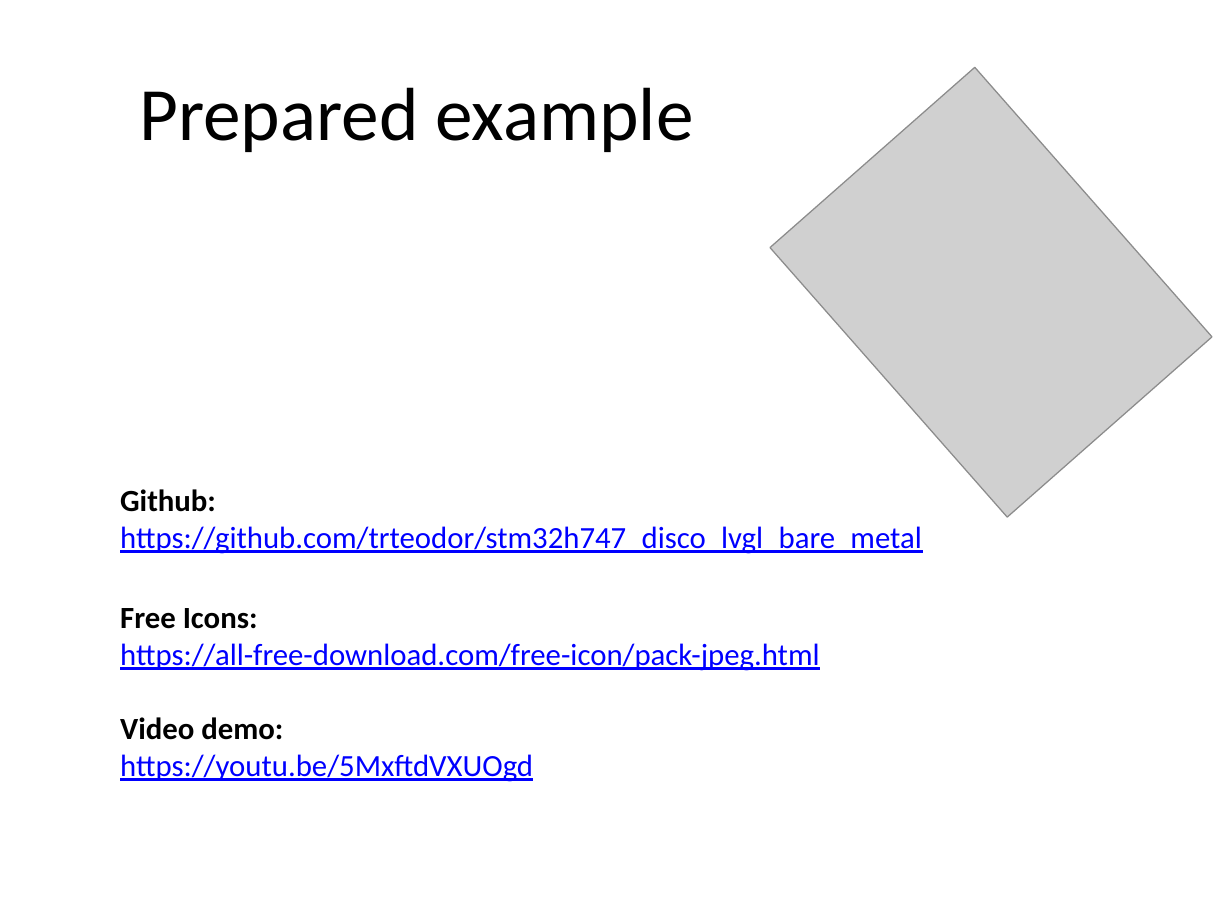
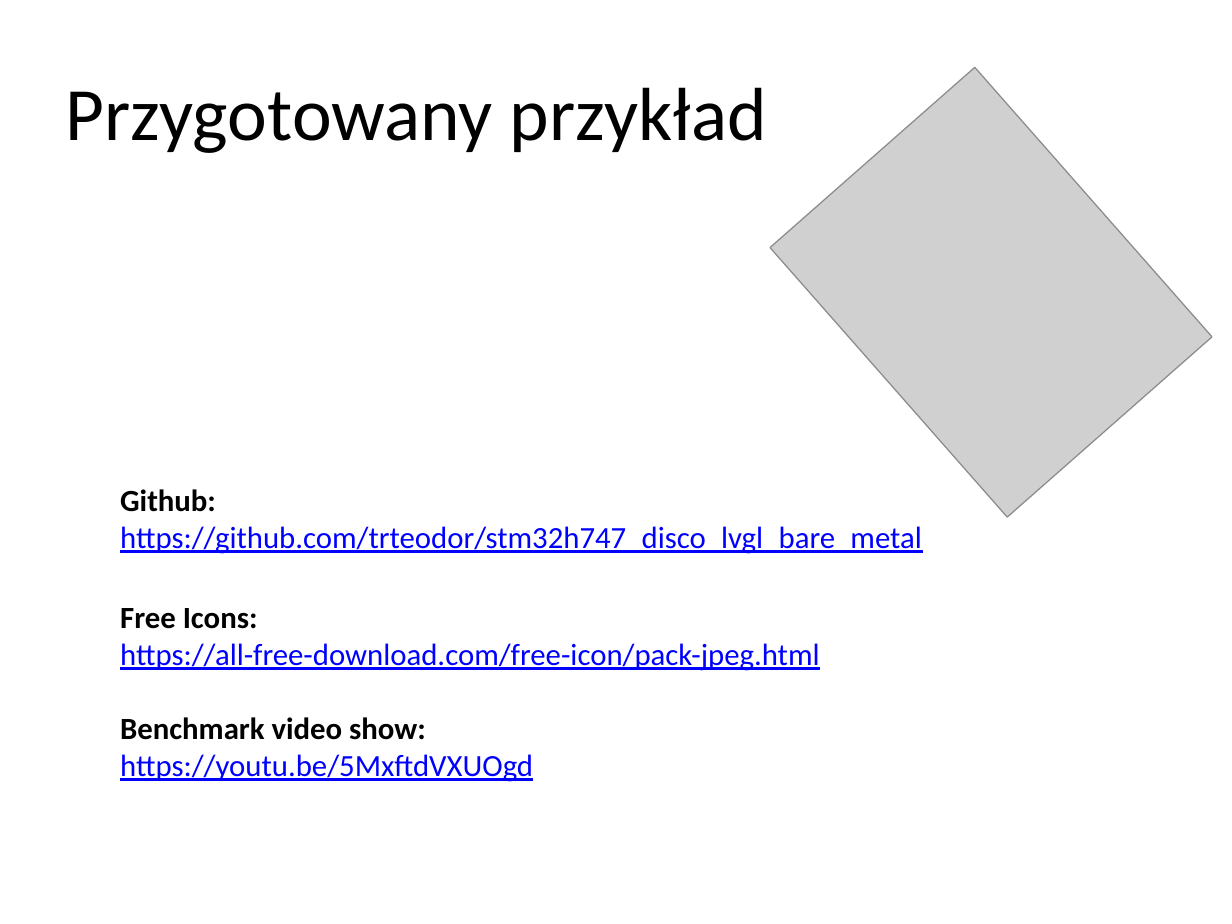
Before and after one commit to trteodor/stm32h747_disco_lvgl_bare_metal, a slide deck: slide 12 of Presenation.pptx (slide 13 before the commit). Drawn at 1232x924 pixels with LibreOffice and Linux fonts; fonts in the diff are those of the drawing; grey boxes stand for pictures. Boxes give left, top, right and bottom in pixels: in the first picture for what was removed or moved away, otherwise in the second. Text is boxed around its words. In the diff, an @@ line names an element or a change of style, - is before the commit and + after.

```diff
--- a/Presenation.pptx
+++ b/Presenation.pptx
@@ title at <box>66,87,767,153</box>: text changed @@
-Prepared example
+Przygotowany przykład
@@ text at <box>120,608,819,782</box>: text changed @@
-Free Icons:
-https://all-free-download.com/free-icon/pack-jpeg.html
-Video demo:
-https://youtu.be/5MxftdVXUOgd
+Free Icons:
+https://all-free-download.com/free-icon/pack-jpeg.html
+Benchmark video show:
+https://youtu.be/5MxftdVXUOgd
```
Also in this commit, not shown: 8 other slides changed, 4 slides added, 1 slide removed, 4 other files.
